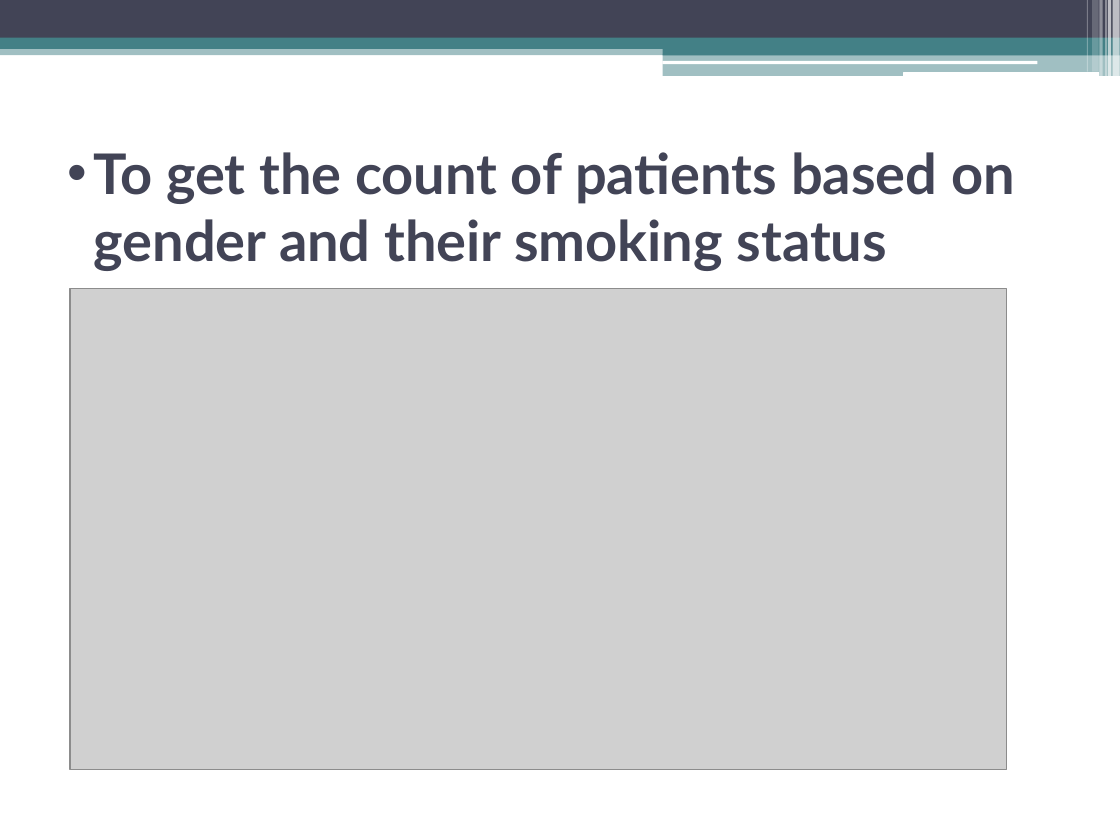
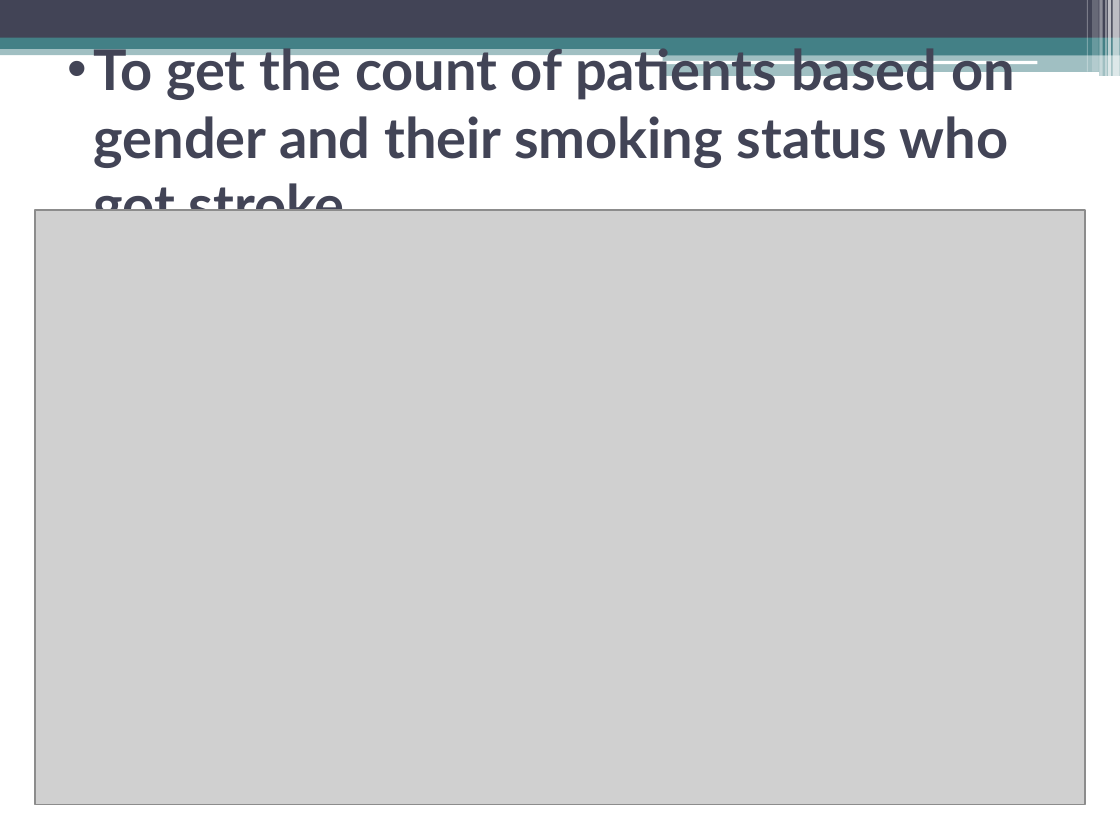
Before and after one commit to chaithragudimalla/Project1, a slide deck: slide 9 of project1.pptx. Drawn at 1120x840 pixels with LibreOffice and Linux fonts; fonts in the diff are those of the drawing; grey boxes stand for pictures. Boxes give left, top, right and bottom in pixels: in the first picture for what was removed or moved away, otherwise in the second. Text is boxed around its words. In the diff, an @@ line names an element or a change of style, - is before the commit and + after.

```diff
--- a/project1.pptx
+++ b/project1.pptx
@@ title at (x1=93, y1=42, x2=1015, y2=211): text changed @@
-• To get the count of patients based on gender and their smoking status
+• To get the count of patients based on gender and their smoking status who got stroke
@@ picture resized from (x1=69, y1=289, x2=1006, y2=771) to (x1=35, y1=209, x2=1085, y2=804) @@
```
Also in this commit, not shown: 7 other slides changed, 2 slides added.
